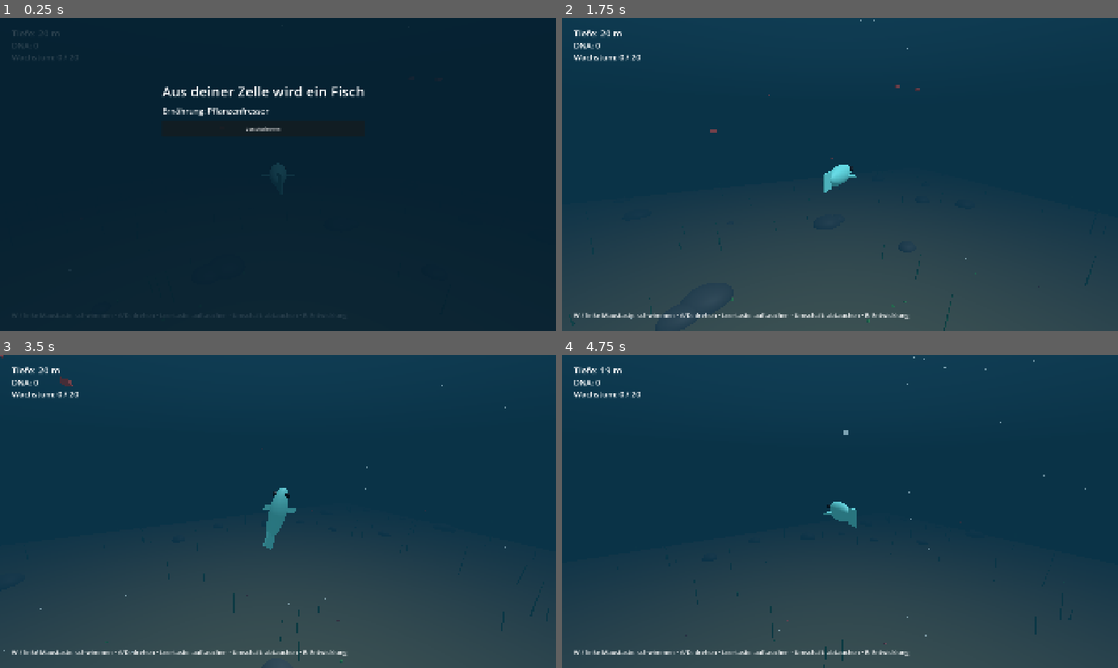
Above: before the commit, frames 1-4 (two rows, left to right).
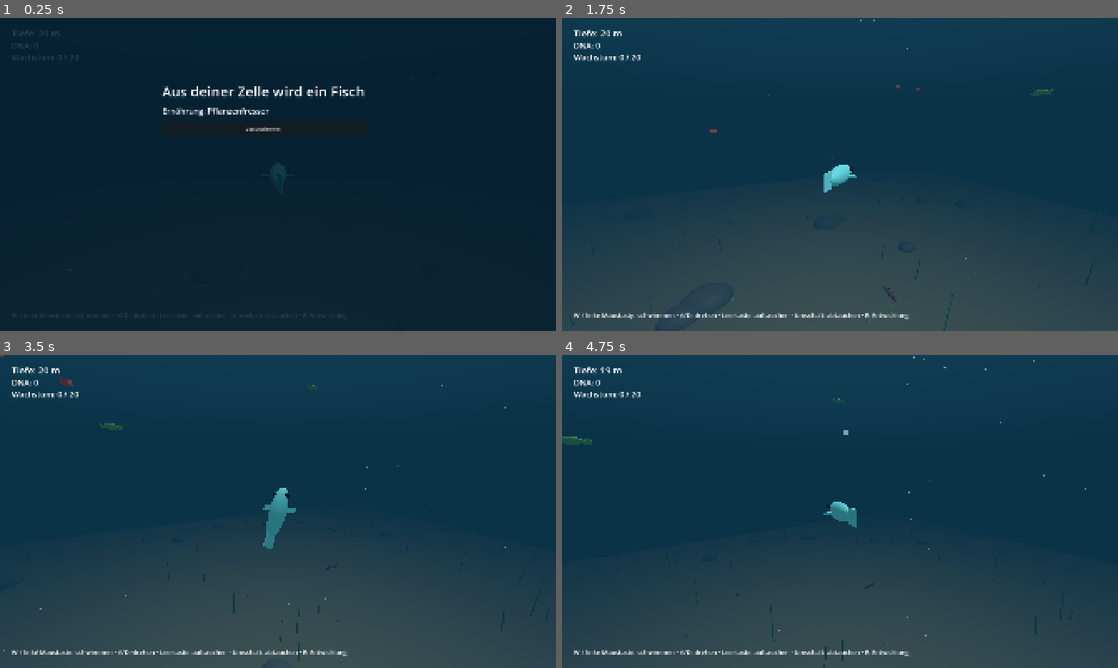
Above: after the commit, the same moments.

Repository: Mayo73/agenthub-backup
Game: Godot game, scene res://scenes/fish.tscn
The game is run twice, just before and just after one commit, with the same random seed, the same clock (stepped at 60 frames per second) and the same inputs. This scene is started directly instead of the project's main scene.
Inputs (mouse positions are in pixels of both pictures, inside the frame that each line leads up to):
- Up to frame 1 (0.25 s): no input
- Up to frame 2 (1.75 s): click "Losschwimmen" at 0.5 s; tap Enter at 1.25 s; move the mouse to (962, 158) at 1.27 s; press the mouse at (962, 158) at 1.28 s; hold D (rechts) from 1.28 s (still down)
- Up to frame 3 (3.5 s): release D (rechts) at 2 s; release the mouse at (400, 495) at 2 s; drag from (166, 527) to (250, 574) at 2.02 s; move the mouse to (333, 442) at 2.77 s; hold D (rechts) from 2.78 s (still down); hold Space (auftauchen) from 2.78 s (still down); click (333, 442) at 3.05 s
- Up to frame 4 (4.75 s): release D (rechts) at 3.5 s; release Space (auftauchen) at 3.5 s; drag from (812, 574) to (673, 464) at 3.52 s; move the mouse to (1006, 558) at 4.27 s; hold A (links) from 4.28 s (still down); hold W (hoch) from 4.28 s (still down); click (1006, 558) at 4.55 s

The runs differ from the first frame. In frame 2, less than 0.1% of the frame differs, in the area x 58-89%, y 22-91%; in frame 3, less than 0.1%; in frame 4, 0.1%, in the area x 0-55%, y 13-75%.

Commit message:
T-0274: KI-Fische schwimmen in der Fischszene
Erstellt vom lokalen Agent (Modell qwen3.5:35b-a3b, Versuch 1 von 5).

Diff:
--- a/scripts/fish_main.gd
+++ b/scripts/fish_main.gd
@@ -19,6 +19,7 @@
 var hud: FishHud
 var intro: FishIntro
 var evolve: EvolveMenu
+var fishes: Array[AiFish] = []
 var progress := FishProgress.new()
 var food := FishFood.new()
 var food_view: FishFoodView
@@ -67,6 +68,7 @@
 	food_view.name = "Food"
 	food_view.field = food
 	world.add_child(food_view)
+	spawn_fish()
 	snow = MarineSnow.new()
 	snow.name = "Snow"
 	add_child(snow)
@@ -135,6 +137,7 @@
 	if evolve.visible:
 		return
 	player.drive(FishInput.read(), delta)
+	think_fish(delta)
 	hud.show_depth(player.motion.depth())
 	feed_player()
 	refill_food()
@@ -178,3 +181,29 @@
 	hud.show_progress(progress)
 	hud.show_message("%s verbessert!" % FishBuild.NAMES[slot])
 	apply_sight()
+
+
+## Verteilt die KI-Fische um den Spielerfisch.
+func spawn_fish() -> void:
+	for entry in FishSchool.spawn_plan(player.motion.position, 7):
+		add_fish(entry["id"], entry["position"])
+
+
+func add_fish(id: String, pos: Vector3) -> AiFish:
+	var f := AiFish.new()
+	f.setup(id, pos)
+	world.add_child(f)
+	fishes.append(f)
+	return f
+
+
+func remove_fish(f: AiFish) -> void:
+	fishes.erase(f)
+	f.queue_free()
+
+
+## Alle KI-Fische entscheiden und schwimmen; Silberlinge halten sich an ihren Schwarm.
+func think_fish(delta: float) -> void:
+	var center: Variant = FishSchool.flock_center(fishes, "silberling")
+	for f in fishes:
+		f.think(delta, player.motion.position, player.size, center if f.species_id == "silberling" else null)
--- a/tests/test_fish_main.gd
+++ b/tests/test_fish_main.gd
@@ -155,3 +155,27 @@
 	fish.toggle_evolve()
 	fish.evolve.try_upgrade("augen")
 	check(fish.water.environment.fog_density < 0.025, "Nebel dünner nach Augen-Upgrade")
+
+
+func test_fische_verteilt() -> void:
+	check_eq(fish.fishes.size(), 17, "fishes.size() ist 17")
+	for f in fish.fishes:
+		check(f is AiFish, "jeder Eintrag ist AiFish")
+		check(f.get_parent() == fish.world, "AiFish hat world als Elternknoten")
+
+
+func test_fische_schwimmen() -> void:
+	var f: AiFish = fish.fishes[0]
+	var vorher: Vector3 = f.motion.position
+	for i in 10:
+		fish.think_fish(0.1)
+	check(f.motion.position != vorher, "f.motion.position hat sich geändert")
+
+
+func test_fisch_hinzufuegen_entfernen() -> void:
+	var vorher: int = fish.fishes.size()
+	var f: AiFish = fish.add_fish("grasfisch", Vector3(3, -20, 0))
+	check_eq(fish.fishes.size(), vorher + 1, "fishes.size() ist 18")
+	fish.remove_fish(f)
+	check_eq(fish.fishes.size(), vorher, "fishes.size() ist 17 nach Entfernen")
+	check(not fish.fishes.has(f), "fish.fishes.has(f) falsch")
